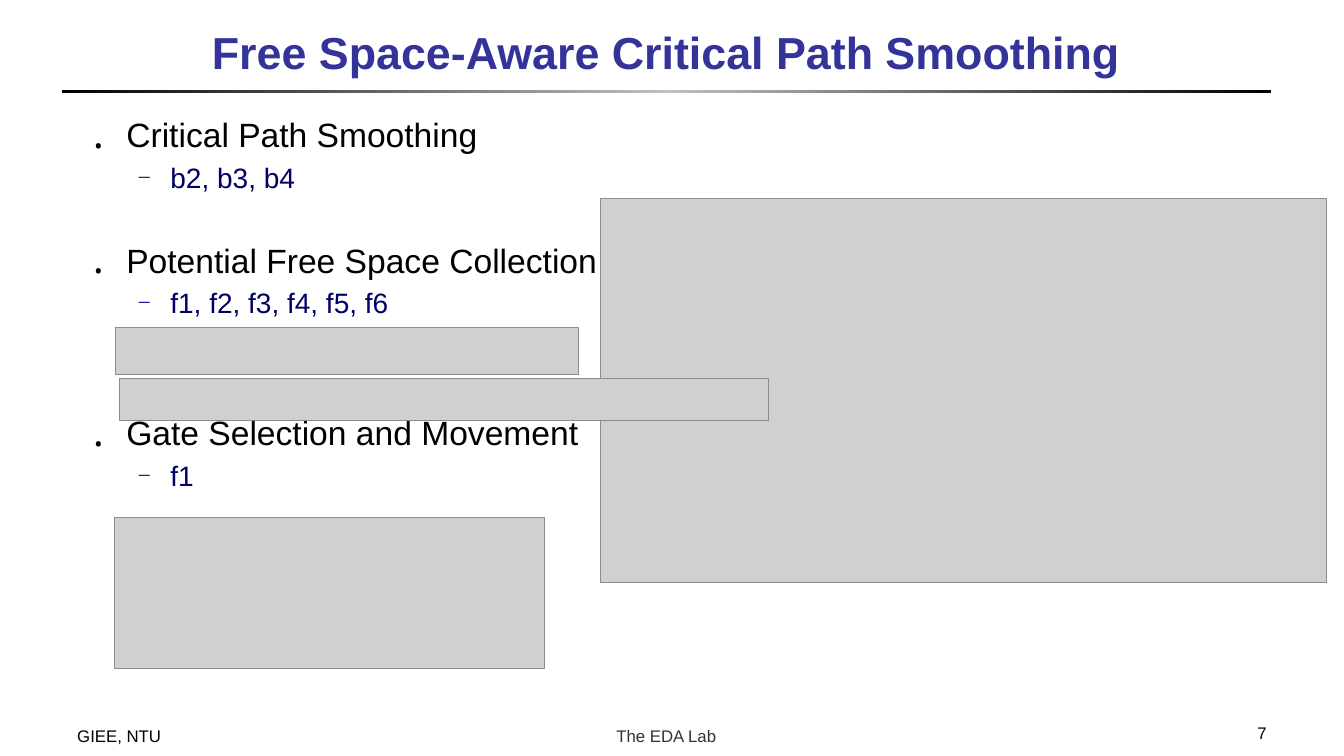
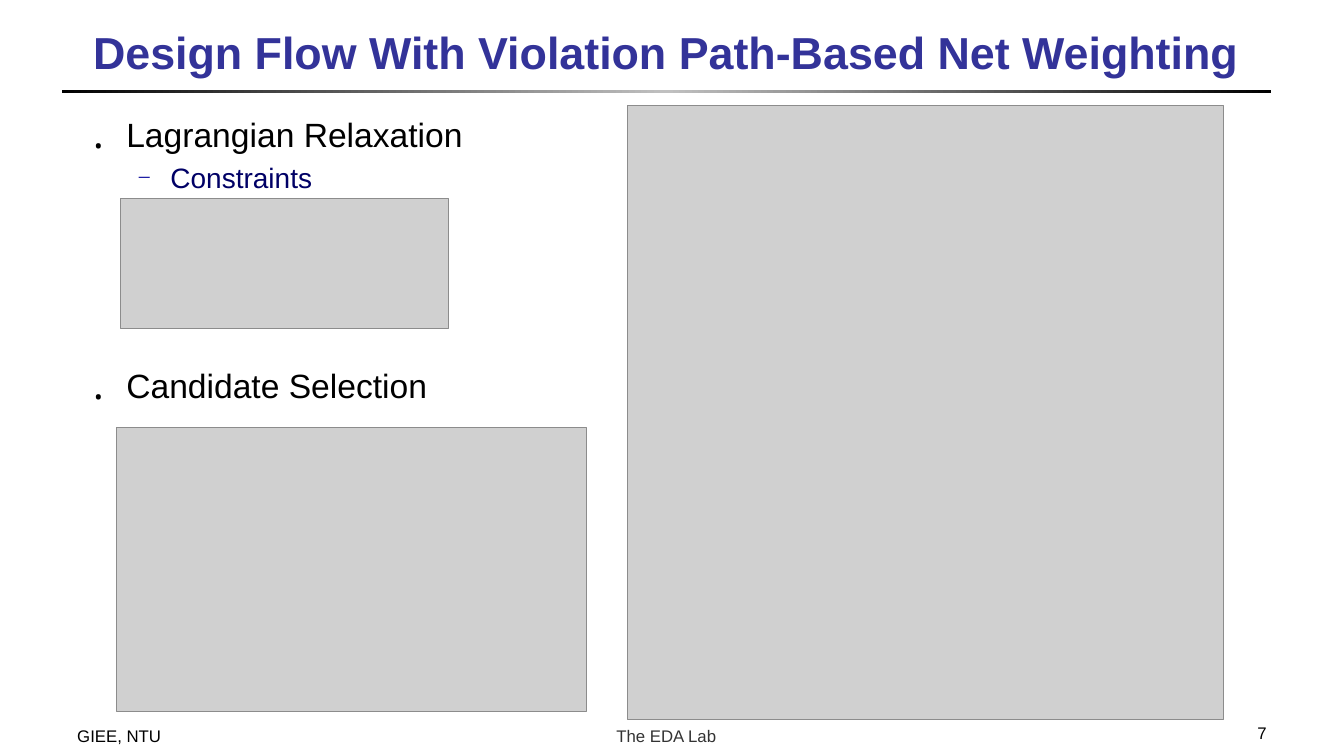
Before and after one commit to doctry/paper, a slide deck: slide 7 of incremental placement routing/Incremental Timing-Driven Placement With Approximated Signoff Wire Delay and Regression-Based Cell Delay.pptx. Drawn at 1344x756 pixels with LibreOffice and Linux fonts; fonts in the diff are those of the drawing; grey boxes stand for pictures. Boxes give left, top, right and bottom in pixels: in the first picture for what was removed or moved away, otherwise in the second. Text is boxed around its words. In the diff, an @@ line names an element or a change of style, - is before the commit and + after.

Commit message:
finish cell movement

```diff
--- a/incremental placement routing/Incremental Timing-Driven Placement With Approximated Signoff Wire Delay and Regression-Based Cell Delay.pptx
+++ b/incremental placement routing/Incremental Timing-Driven Placement With Approximated Signoff Wire Delay and Regression-Based Cell Delay.pptx
@@ title at box(93, 36, 1238, 78): text changed @@
-Free Space-Aware Critical Path Smoothing
+Design Flow With Violation Path-Based Net Weighting
@@ picture: place and size @@
-picture at box(601, 199, 1327, 584)
+picture at box(628, 106, 1225, 720)
@@ text at box(126, 122, 463, 399): text changed @@
-․ Critical Path Smoothing
-  ─ b2, b3, b4
-․ Potential Free Space Collection
-  ─ f1, f2, f3, f4, f5, f6
-․ Gate Selection and Movement
-  ─ f1
+․ Lagrangian Relaxation
+  ─ Constraints
+․ Candidate Selection
@@ picture added at box(121, 199, 449, 329) @@
@@ picture removed at box(116, 328, 579, 375) @@
@@ picture removed at box(120, 379, 769, 421) @@
@@ picture added at box(117, 427, 586, 712) @@
@@ picture removed at box(115, 517, 545, 668) @@
```
Also in this commit, not shown: 1 other slide changed.
